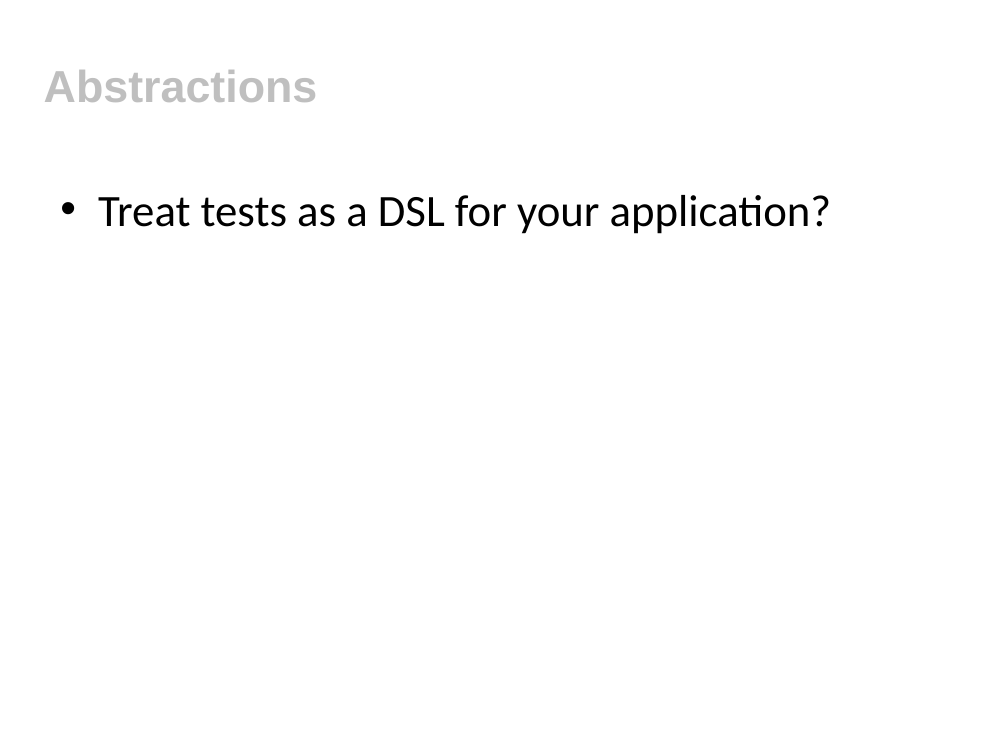
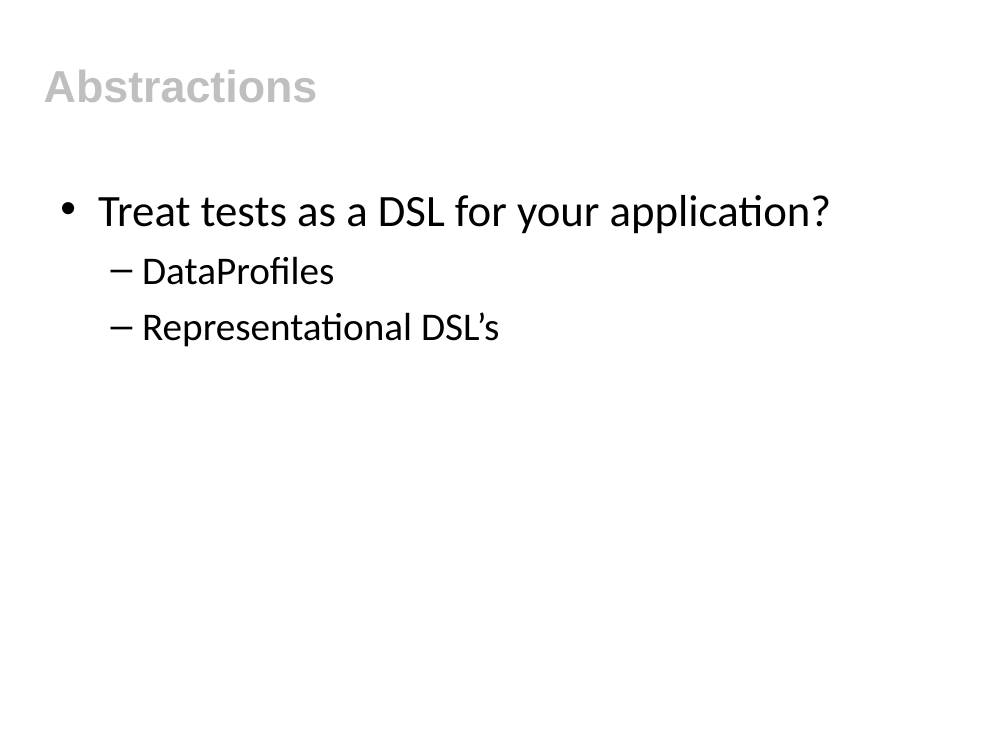
Before and after one commit to tobyclemson/test-data-generation-and-verification-presentation, a slide deck: slide 16 of test-data-generation-and-verification.ppt. Drawn at 1008x756 pixels with LibreOffice and Linux fonts; fonts in the diff are those of the drawing; background and template pictures are left out. Boxes give left, top, right and bottom in pixels: in the first picture for what was removed or moved away, otherwise in the second. Text is boxed around its words. In the diff, an @@ line names an element or a change of style, - is before the commit and + after.

Commit message:
More slide changes.

```diff
--- a/test-data-generation-and-verification.ppt
+++ b/test-data-generation-and-verification.ppt
@@ text at [142, 256, 499, 347]: paragraphs added @@
+  – DataProfiles
+  – Representational DSL’s
```
Also in this commit, not shown: 6 slides added, 1 other file.
